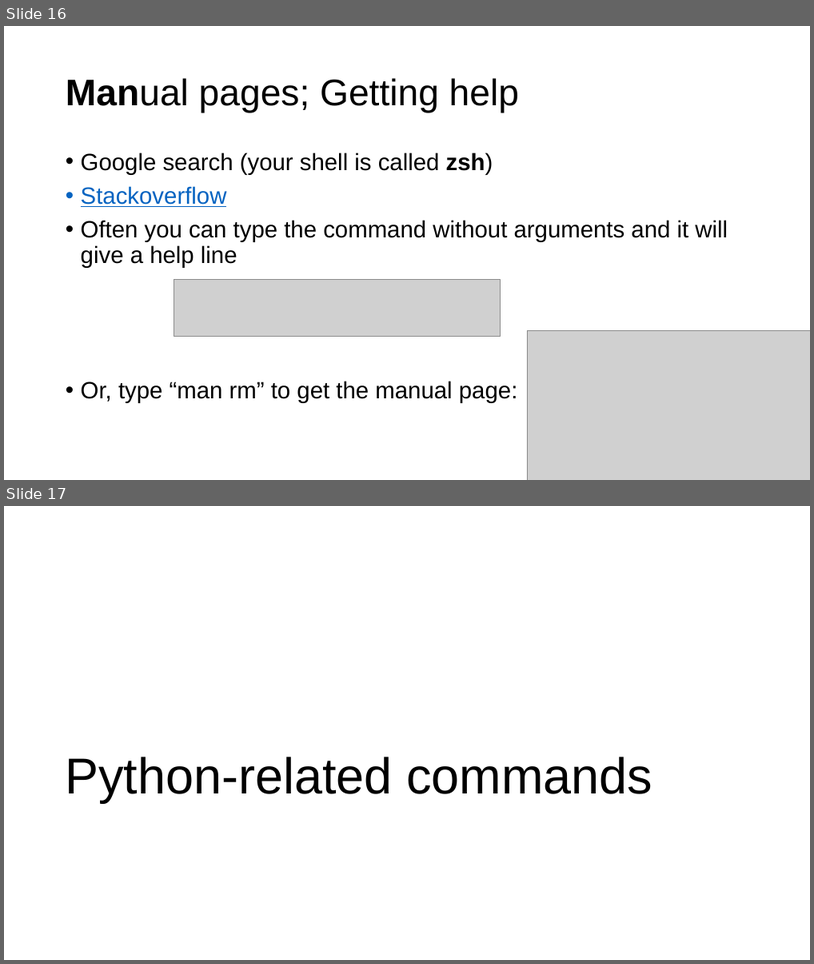
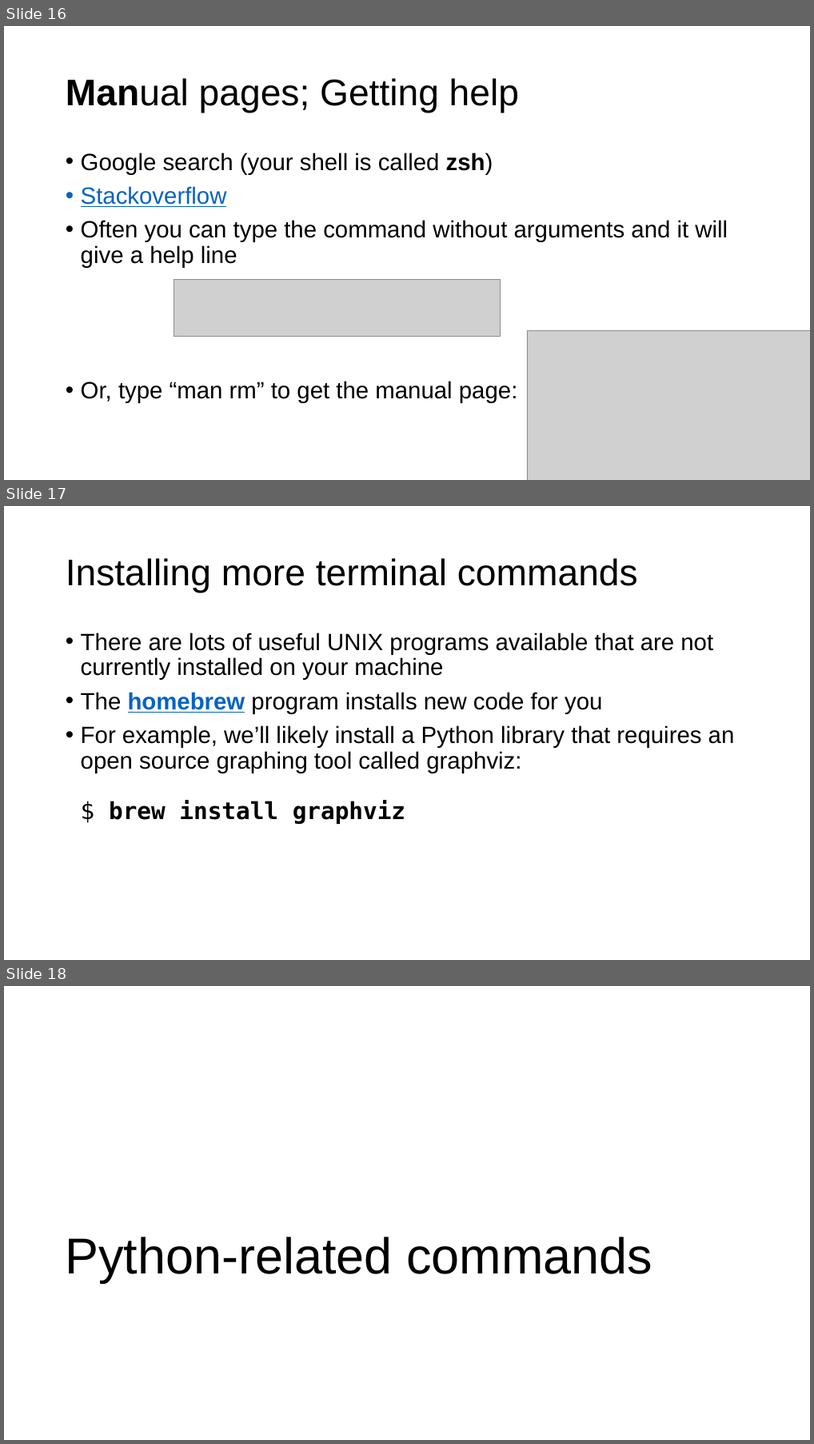
Before and after one commit to parrt/msds501, a slide deck: slides/terminal.pptx. Shown one above the other, each under a label of ours: slides 16 and 17 before the commit, slides 16, 17 and 18 after it. The pictures are 814x964 and 814x1444 pixels, drawn with LibreOffice and Linux fonts; fonts in the diff are those of the drawing; grey boxes stand for pictures; background and template pictures are left out. Boxes give left, top, right and bottom in pixels: in the first picture for what was removed or moved away, otherwise in the second. Text is boxed around its words. In the diff, an @@ line names an element or a change of style, - is before the commit and + after.

```diff
--- a/slides/terminal.pptx
+++ b/slides/terminal.pptx
@@ slide 17 added at [4, 506, 810, 960], background #FFFFFF @@
@@ title added at [66, 558, 638, 593], 44 pt, text #000000 @@
+Installing more terminal commands
@@ text added at [81, 632, 735, 824], 28 pt, text #000000 @@
+• There are lots of useful UNIX programs available that are not currently installed on your machine
+• The homebrew program installs new code for you
+• For example, we’ll likely install a Python library that requires an open source graphing tool called graphviz:
+  $ brew install graphviz
@@ what was slide 17 is now slide 18 @@
```
Also in this commit, not shown: 1 other slide added, 2 other files.
